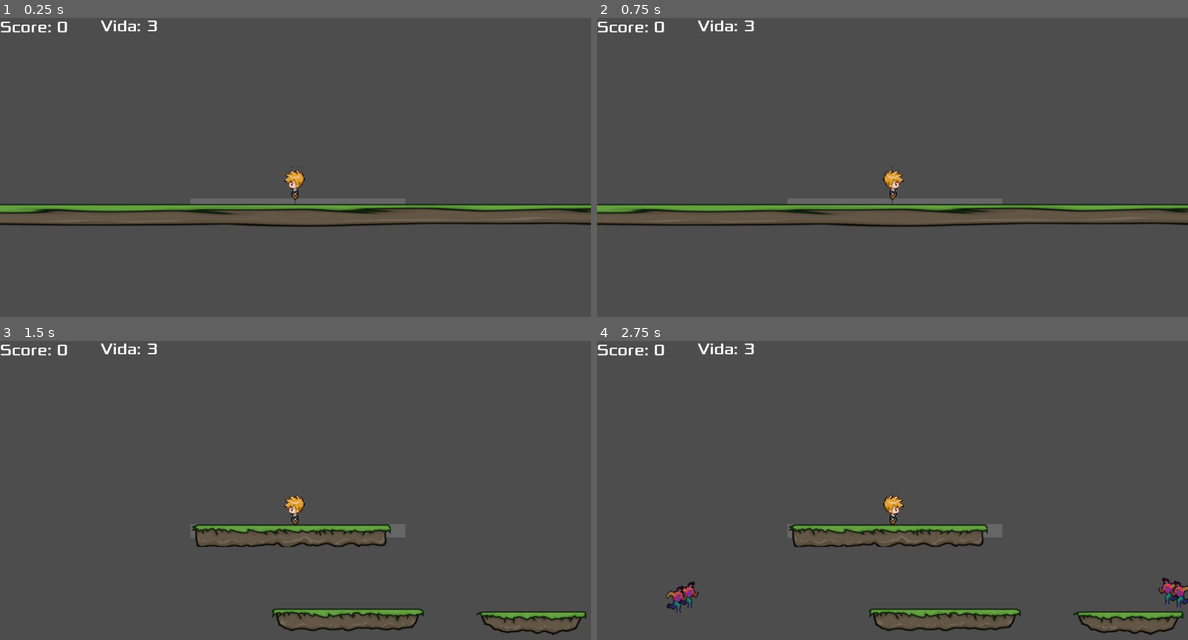
Above: before the commit, frames 1-4 (two rows, left to right).
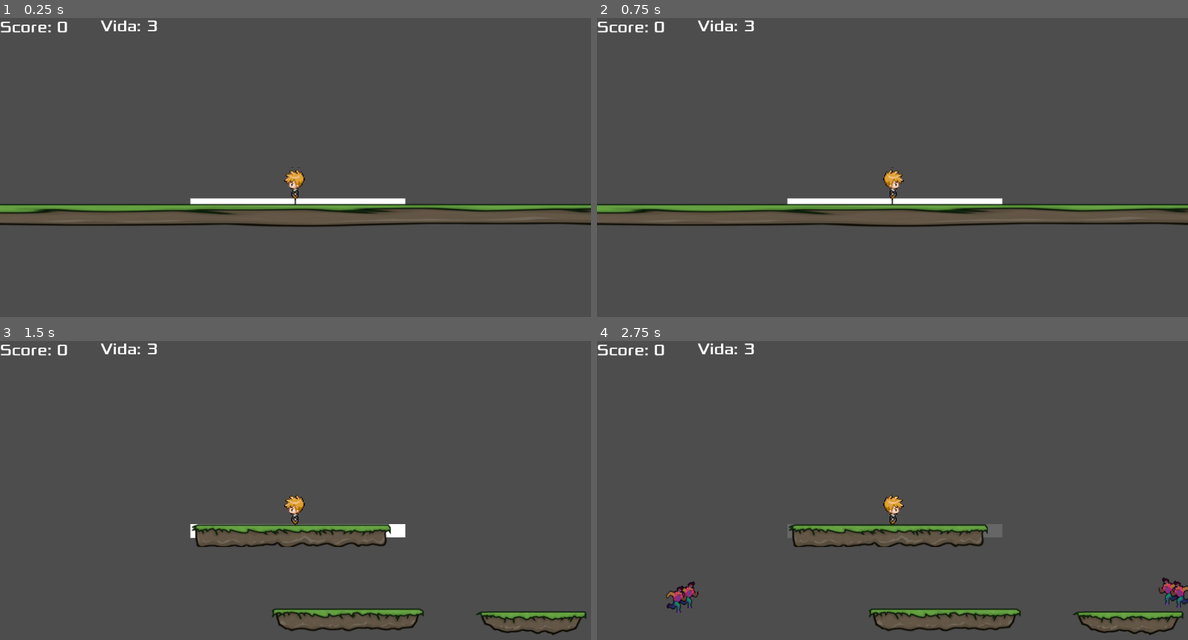
Above: after the commit, the same moments.

Repository: Jean-Lucca/GameDev-PUCRS-202501
Game: Godot game, scene res://Main.tscn
Two runs of this game, one before a commit and one after it. Both use one fixed random seed, a clock stepped at 60 frames per second and the inputs below. The engine's default icon, where the game draws it, is replaced by a stand-in: a white triangle on a blue panel in a dark square.
Inputs (mouse positions are in pixels of both pictures, inside the frame that each line leads up to):
- Up to frame 1 (0.25 s): no input
- Up to frame 2 (0.75 s): tap Enter at 0.5 s; move the mouse to (1022, 167) at 0.52 s; press the mouse at (1022, 167) at 0.53 s; hold D (right) from 0.53 s (still down)
- Up to frame 3 (1.5 s): tap Space at 1.25 s; move the mouse to (177, 523) at 1.27 s; release D (right) at 1.28 s; release the mouse at (177, 523) at 1.28 s; hold S (down) from 1.28 s (still down); tap 2 (go_to_level_2) at 1.35 s
- Up to frame 4 (2.75 s): tap Enter at 2 s; move the mouse to (951, 433) at 2.02 s; release S (down) at 2.03 s; press the mouse at (951, 433) at 2.03 s; hold D (right) from 2.03 s (still down)

The runs differ from the first frame. In frame 1, 0.8% of the frame differs, in the area x 32-69%, y 60-63%; in frame 2, 0.8%; in frame 3, 0.3%; in frame 4, nothing differs.

Commit message:
correcoes

Diff:
--- a/Player/AnimPlayer.gd
+++ b/Player/AnimPlayer.gd
@@ -36,18 +36,45 @@
 	velocity.x = 0
 	var vel := Input.get_axis("left", "right")
 	if vel != 0:
-		facing_dir = sign(vel)  # Update facing direction based on input
+		facing_dir = sign(vel)
 		print(facing_dir)
+
 	if Input.is_action_just_pressed("left") || Input.is_action_just_pressed("right"):
 		var enemy_hit = detect_enemy_in_direction(facing_dir)
 		setAnim(facing_dir)
+
 		if enemy_hit:
 			print("Hit enemy: ", enemy_hit.name)
 			get_tree().call_group("HUD", "update_score")
 			hit_sound.play()
-			enemy_hit.die()  # Supondo que seu inimigo tenha esse método
+
+			var old_x = global_position.x
+			var enemy_x = enemy_hit.global_position.x
+
+			enemy_hit.die()
+
+			# Move player to enemy's X position (only X)
+			#global_position.x = enemy_x
+
+			# Calculate how much the player moved
+			var delta_x = enemy_x - old_x
+			# Move enemies behind the killed one
+			push_enemies_back(enemy_x, delta_x, facing_dir)
 		else:
 			print("No enemy hit")
+
+func push_enemies_back(origin_x: float, delta_x: float, facing_dir: int):
+	for enemy in get_tree().get_nodes_in_group("Enemies"):
+		if enemy != null and enemy.is_inside_tree() and enemy.has_method("global_position"):
+			var enemy_x = enemy.global_position.x
+
+			# Check if the enemy is behind the origin (based on facing direction)
+			if (facing_dir == 1 and enemy_x > origin_x) or (facing_dir == -1 and enemy_x < origin_x):
+				continue  # This one is in front of or same as the hit enemy
+
+			# Push the enemy back by delta_x (same distance the player traveled)
+			enemy.knockback_offset -= facing_dir * (delta_x + 500)
+
 
 func move_side(delta):
 	velocity.y += gravity * delta
@@ -76,7 +103,11 @@
 	return found_enemy
 
 func detect_enemy_in_direction_delta() -> void:
+	if get_tree() == null:
+		return
 	var enemies = get_tree().get_nodes_in_group("Enemies")
+	if enemies.is_empty():
+		return  # No enemies to push
 	var right_detected = false
 	var left_detected = false
 
--- a/Player/AnimPlayer.tscn
+++ b/Player/AnimPlayer.tscn
@@ -149,6 +149,7 @@
 [node name="PlayerSprite" type="AnimatedSprite2D" parent="."]
 sprite_frames = SubResource("SpriteFrames_efikj")
 animation = &"left"
+frame_progress = 0.605193
 
 [node name="CollisionShape2D" type="CollisionShape2D" parent="."]
 position = Vector2(0, 10.5)
--- a/mob.gd
+++ b/mob.gd
@@ -4,7 +4,7 @@
 #@onready var sprite = $Sprite2D
 var player: CharacterBody2D
 @export var speed: float = 200.0  # Speed at which the mob chases the player
-@export var attack_range: float = 50.0  # Distance to stop and attack
+@export var attack_range: float = 10.0  # Distance to stop and attack
 
 func _ready():
 	var players = get_tree().get_nodes_in_group("Player")
@@ -31,10 +31,12 @@
 		sprite.play()
 		player.take_damage()
 
-func _on_body_entered(body: Node) -> void:
+func _on_body_entered(body: Node) -> bool:
 	if body.name == "Anim_Player":
 		print("Collided with Player!")
 		queue_free()
+		return true;
+	return false
 
 func die():
 	_on_visible_on_screen_notifier_2d_screen_exited()
Binary file added: Sprites/cloud.png
Not shown, added: Sprites/cloud.png.import
